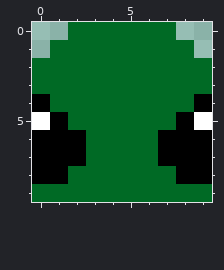
A pixel-art sprite gets an edit: images/headup.png. The first picture shows the starting point.
The file is 10x10 pixels.
After:
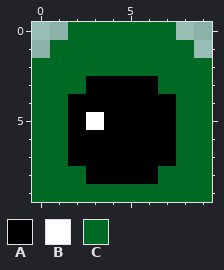
Palette (. is transparent): A #000000  B #ffffff  C #006a25
From old to new:
y 3: x 3..6 CCCC -> AAAA
y 4: x 0 A -> C; x 2..7 CCCCCC -> AAAAAA; x 9 A -> C
y 5: x 0..9 BACCCCCCAB -> CCABAAAACC
y 6..8: x 0..1 AA -> CC; x 3..6 CCCC -> AAAA; x 8..9 AA -> CC
Where, in picture pixels (left, top, right, bottom), the same in both pictures:
changed: (32, 76, 212, 184)
